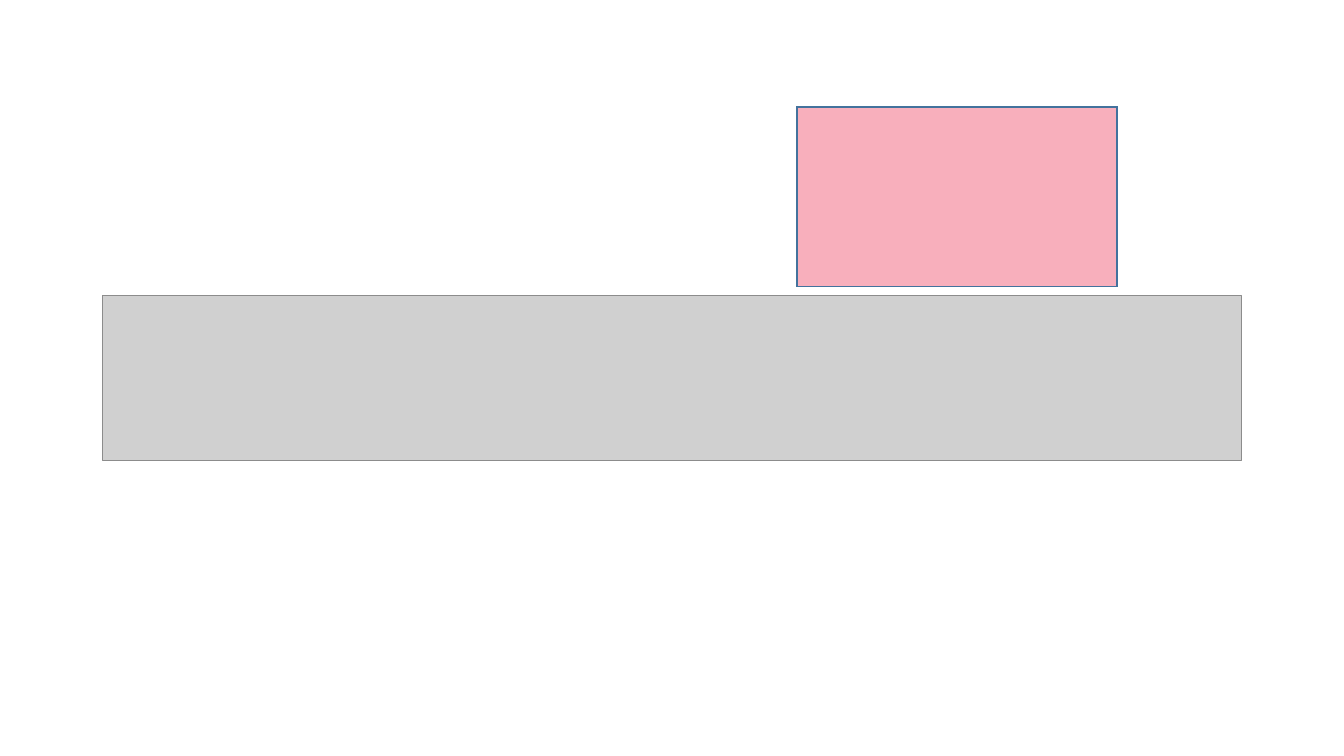
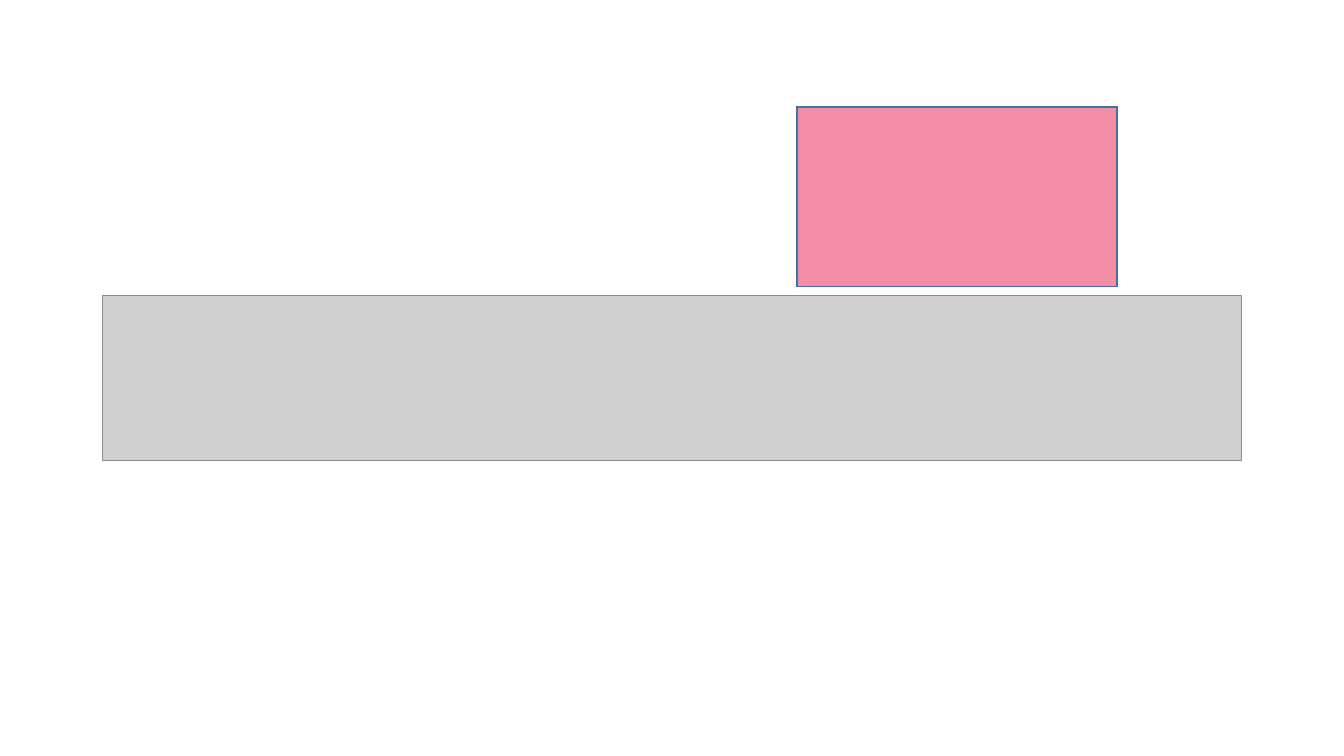
Before and after one commit to jwlee0411/Mapable, a slide deck: slide 2 of ODsayAndroidSDKSample/src/main/res/raw/mapable_design_ppt.pptx. Drawn at 1344x756 pixels with LibreOffice and Linux fonts; fonts in the diff are those of the drawing; grey boxes stand for pictures. Boxes give left, top, right and bottom in pixels: in the first picture for what was removed or moved away, otherwise in the second. Text is boxed around its words. In the diff, an @@ line names an element or a change of style, - is before the commit and + after.

```diff
--- a/ODsayAndroidSDKSample/src/main/res/raw/mapable_design_ppt.pptx
+++ b/ODsayAndroidSDKSample/src/main/res/raw/mapable_design_ppt.pptx
@@ rectangle at [798, 107, 1118, 286]: fill #F8AFBC to #F48EA8 @@
```
Also in this commit, not shown: 22 other files.
